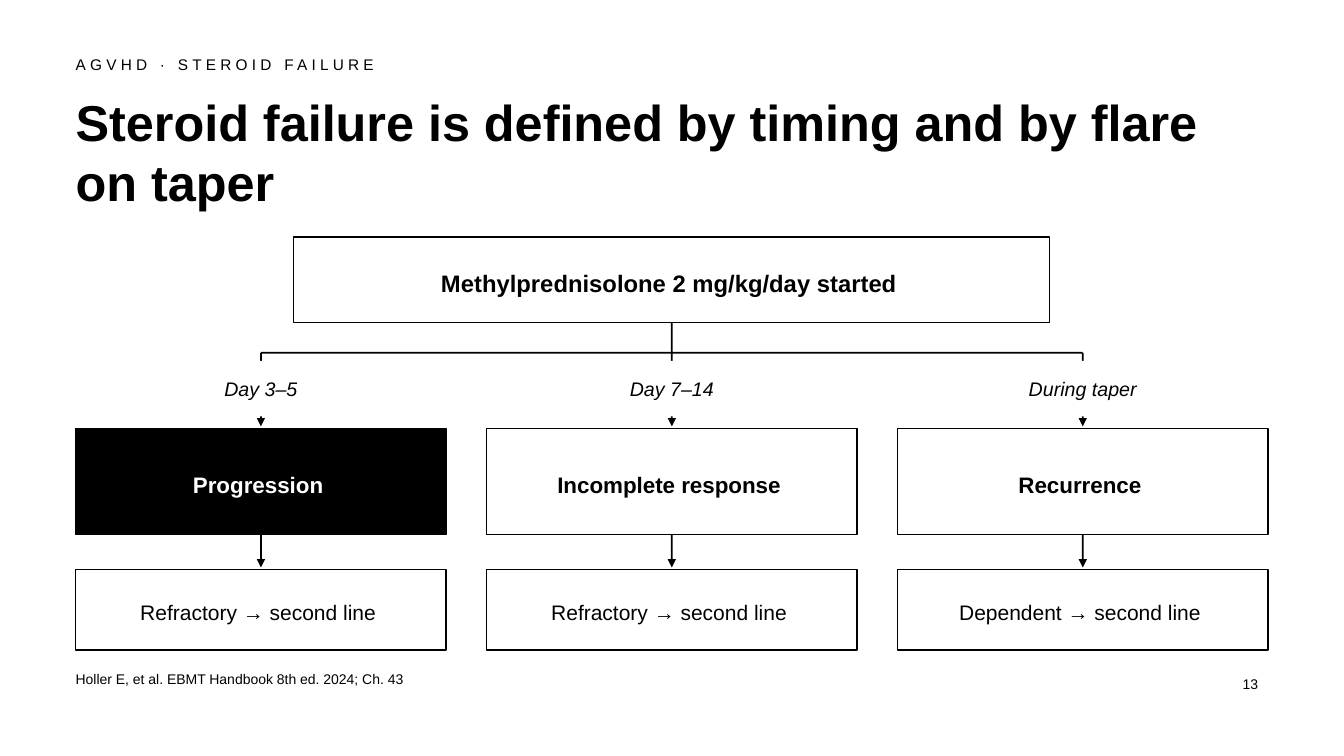
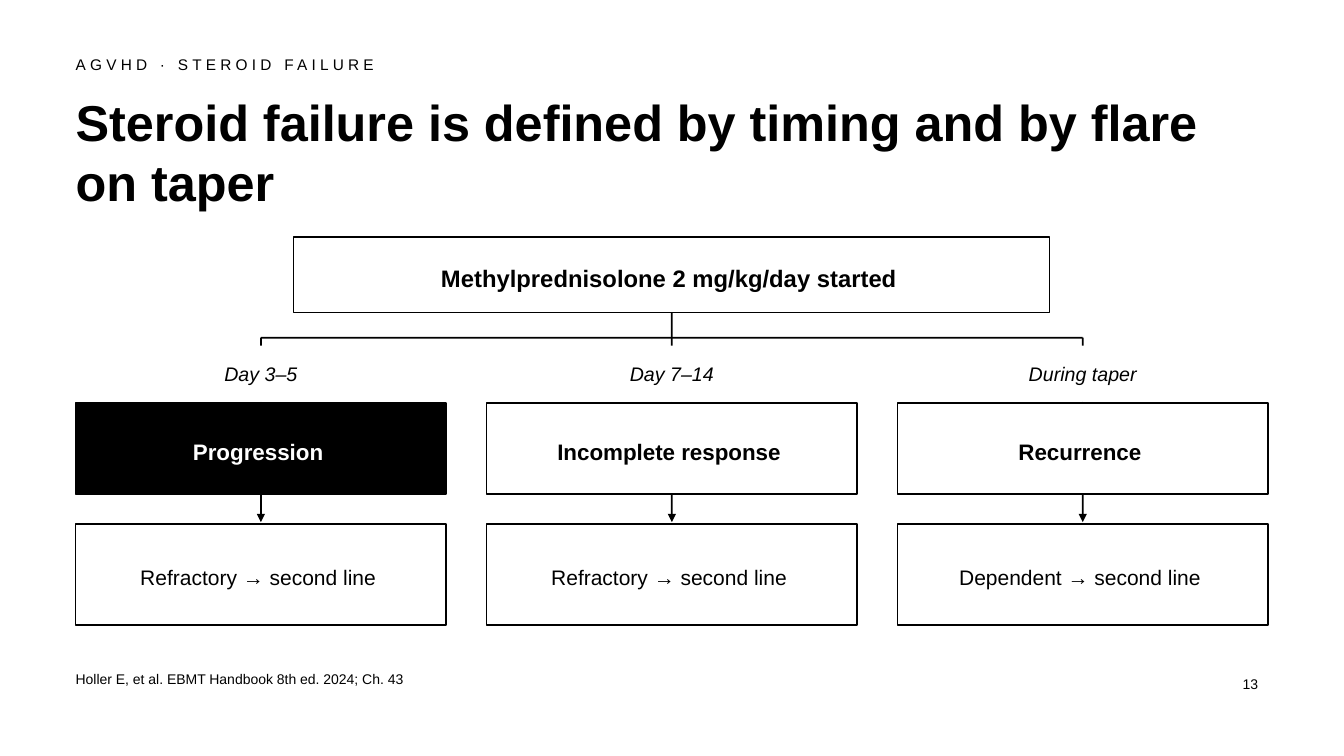
Before and after one commit to htlin222/ebmt-handbook-skill, a slide deck: slide 13 of slides/decks/s06-acute-gvhd.pptx. Drawn at 1344x756 pixels with LibreOffice and Linux fonts; fonts in the diff are those of the drawing. Boxes give left, top, right and bottom in pixels: in the first picture for what was removed or moved away, otherwise in the second. Text is boxed around its words. In the diff, an @@ line names an element or a change of style, - is before the commit and + after.

```diff
--- a/slides/decks/s06-acute-gvhd.pptx
+++ b/slides/decks/s06-acute-gvhd.pptx
@@ rectangle "Methylprednisolone 2 mg/kg/day started": place and size @@
-rectangle "Methylprednisolone 2 mg/kg/day started" at (294, 237, 1051, 323)
+rectangle "Methylprednisolone 2 mg/kg/day started" at (294, 237, 1051, 313)
@@ line moved from (673, 323) - (673, 353) to (673, 313) - (673, 338) @@
@@ 2 texts, 1 rectangle, 1 line: place and size @@
-2 texts, 1 rectangle, 1 line at (224, 353, 1137, 400)
+2 texts, 1 rectangle, 1 line at (76, 338, 1137, 401)
@@ arrow moved from (261, 353) - (261, 426) to (261, 338) - (261, 401) @@
@@ arrow moved from (673, 353) - (673, 426) to (673, 338) - (673, 401) @@
@@ arrow moved from (1083, 353) - (1083, 426) to (1083, 338) - (1083, 401) @@
@@ rectangle "Progression": place and size @@
-rectangle "Progression" at (76, 429, 447, 534)
+rectangle "Progression" at (76, 403, 447, 494)
@@ rectangle "Incomplete response": place and size @@
-rectangle "Incomplete response" at (487, 429, 858, 534)
+rectangle "Incomplete response" at (487, 403, 858, 494)
@@ rectangle "Recurrence": place and size @@
-rectangle "Recurrence" at (897, 429, 1268, 534)
+rectangle "Recurrence" at (897, 403, 1268, 494)
@@ arrow moved from (261, 534) - (261, 568) to (261, 494) - (261, 522) @@
@@ arrow moved from (673, 534) - (673, 568) to (673, 494) - (673, 522) @@
@@ arrow moved from (1083, 534) - (1083, 568) to (1083, 494) - (1083, 522) @@
@@ rectangle "Refractory → second line": place and size @@
-rectangle "Refractory → second line" at (76, 570, 447, 650)
+rectangle "Refractory → second line" at (76, 524, 447, 625)
@@ rectangle "Refractory → second line": place and size @@
-rectangle "Refractory → second line" at (487, 570, 858, 650)
+rectangle "Refractory → second line" at (487, 524, 858, 625)
@@ rectangle "Dependent → second line": place and size @@
-rectangle "Dependent → second line" at (897, 570, 1268, 650)
+rectangle "Dependent → second line" at (897, 524, 1268, 625)
```
Also in this commit, not shown: 8 other slides changed, 1 other file.
